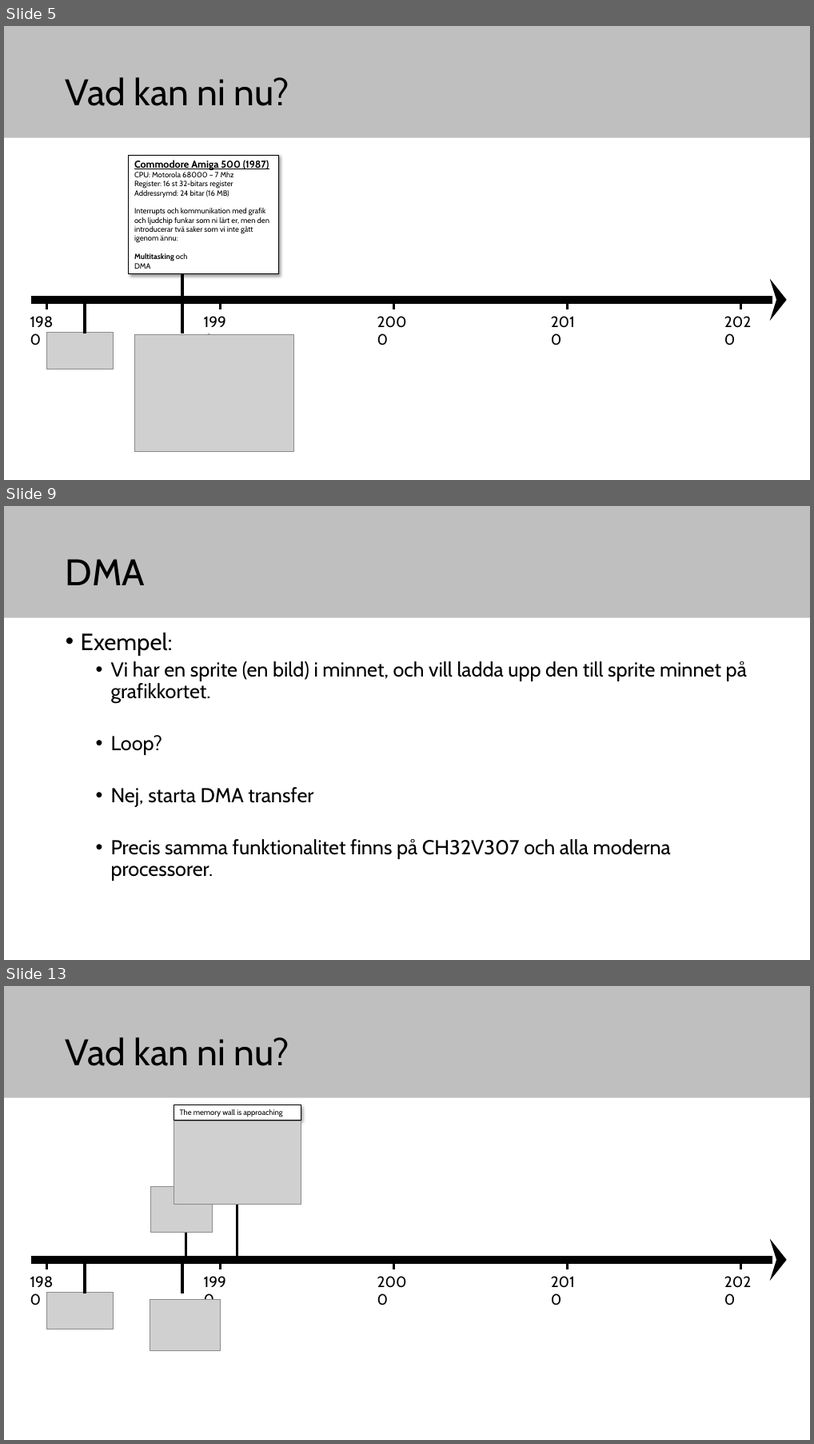
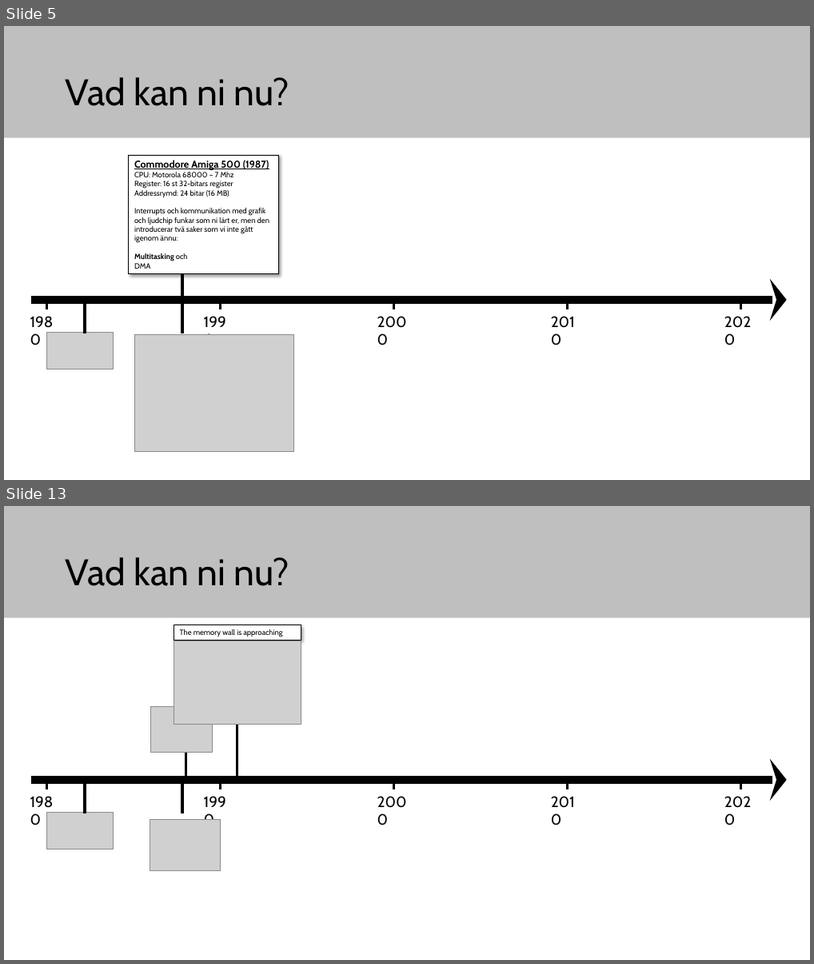
Before and after one commit to elias-at-chalmers/mop-lecture_notes-mirror, a slide deck: slides/lecture12_future_and_wrapup.pptx. Shown one above the other, each under a label of ours: slides 5, 9 and 13 before the commit, slides 5 and 13 after it; the slides between them are not shown. The pictures are 814x1444 and 814x964 pixels, drawn with LibreOffice and Linux fonts; fonts in the diff are those of the drawing; grey boxes stand for pictures. Boxes give left, top, right and bottom in pixels: in the first picture for what was removed or moved away, otherwise in the second. Text is boxed around its words. In the diff, an @@ line names an element or a change of style, - is before the commit and + after.

```diff
--- a/slides/lecture12_future_and_wrapup.pptx
+++ b/slides/lecture12_future_and_wrapup.pptx
@@ slide 9 removed at [4, 506, 810, 960], background #FFFFFF; not listed: 1 template element that a slide beside it also shows @@
@@ title removed at [66, 559, 145, 585] @@
-DMA
@@ text removed at [81, 632, 747, 880] @@
-• Exempel:
-  • Vi har en sprite (en bild) i minnet, och vill ladda upp den till sprite minnet på grafikkortet.
-  • Loop?
-  • Nej, starta DMA transfer
-  • Precis samma funktionalitet finns på CH32V307 och alla moderna processorer.
```
Also in this commit, not shown: 4 slides changed, 9 slides added, 6 other slides removed.
